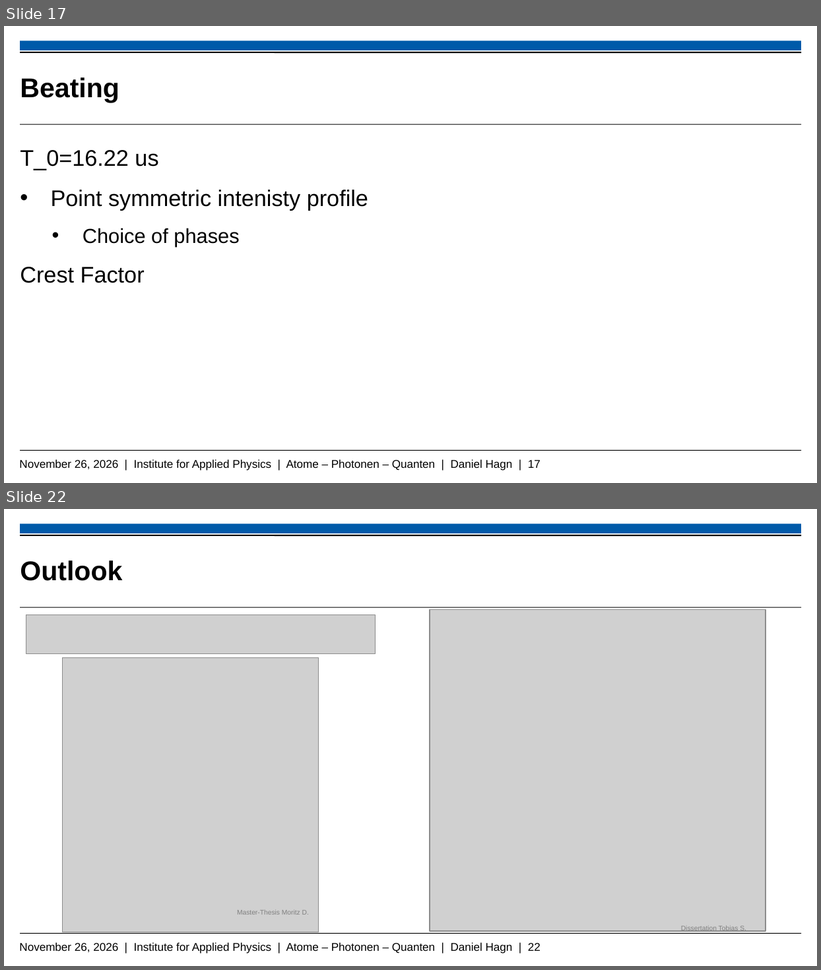
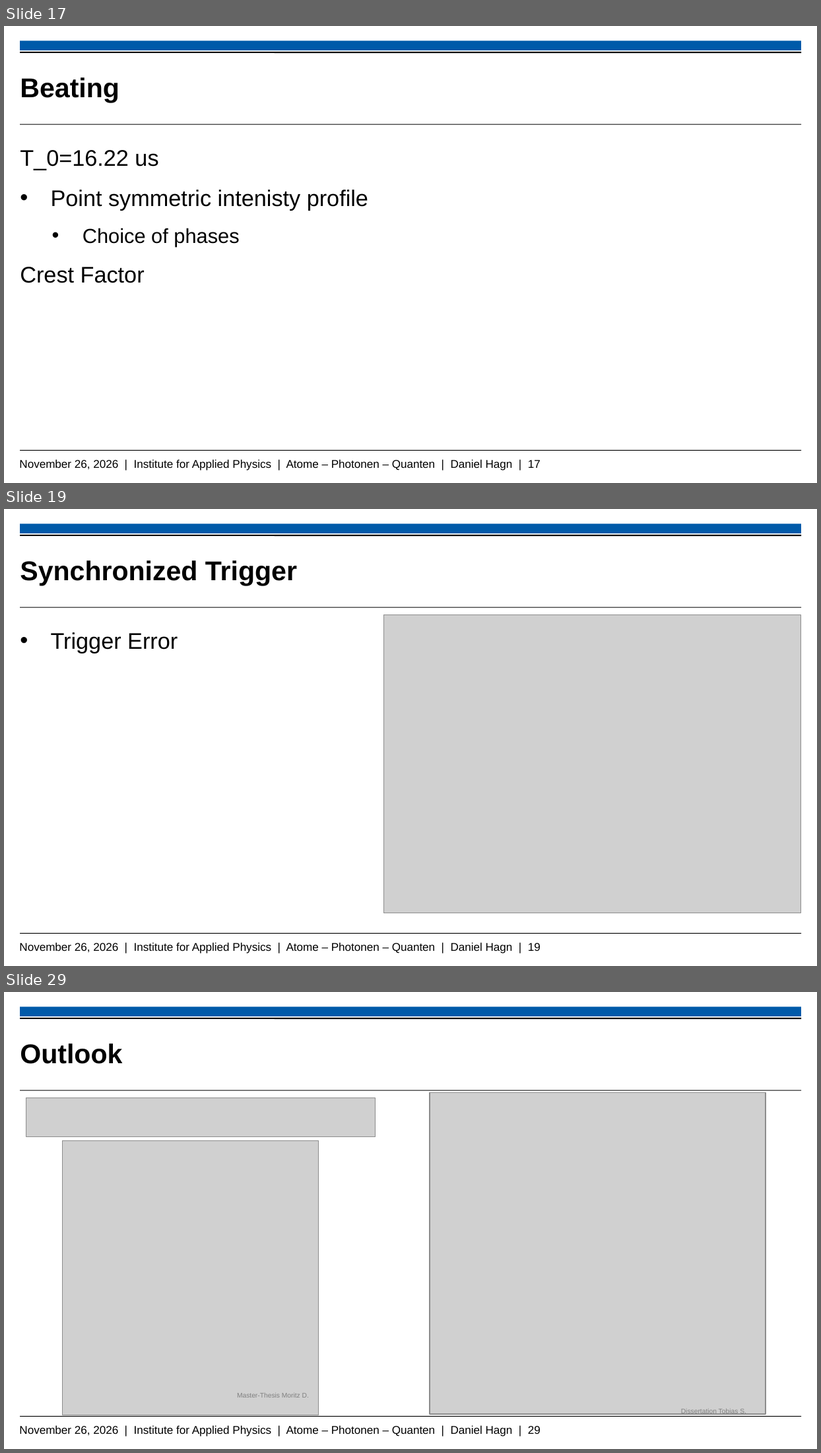
Before and after one commit to Daniel-Hagn-physik/Masterthesis_Backup, a slide deck: Hagn_Daniel_Mastervortrag.pptx. Shown one above the other, each under a label of ours: slides 17 and 22 before the commit, slides 17, 19 and 29 after it; the slides between them are not shown. The pictures are 821x970 and 821x1453 pixels, drawn with LibreOffice and Linux fonts; fonts in the diff are those of the drawing; grey boxes stand for pictures; background and template pictures are left out. Boxes give left, top, right and bottom in pixels: in the first picture for what was removed or moved away, otherwise in the second. Text is boxed around its words. In the diff, an @@ line names an element or a change of style, - is before the commit and + after.

```diff
--- a/Hagn_Daniel_Mastervortrag.pptx
+++ b/Hagn_Daniel_Mastervortrag.pptx
@@ slide 19 added at <box>4,509,817,966</box>, background #FFFFFF; not listed: 5 template elements that a slide beside it also shows @@
@@ title added at <box>20,560,297,586</box>, 24 pt, text #000000, bold @@
+Synchronized Trigger
@@ picture added at <box>384,615,801,913</box> @@
@@ text added at <box>51,632,178,653</box>, 20 pt, text #000000 @@
+• Trigger Error
@@ what was slide 22 is now slide 29 @@
@@ text at <box>19,1426,541,1437</box>: text changed @@
-November 26, 2026 | Institute for Applied Physics | Atome – Photonen – Quanten | Daniel Hagn | 22
+November 26, 2026 | Institute for Applied Physics | Atome – Photonen – Quanten | Daniel Hagn | 29
```
Also in this commit, not shown: 8 slides changed, 5 other slides added.
